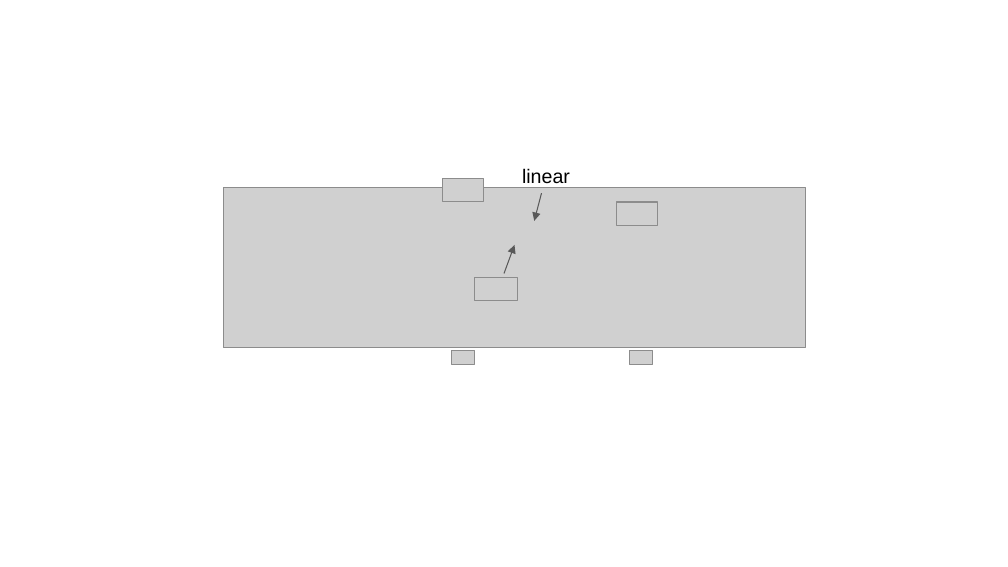
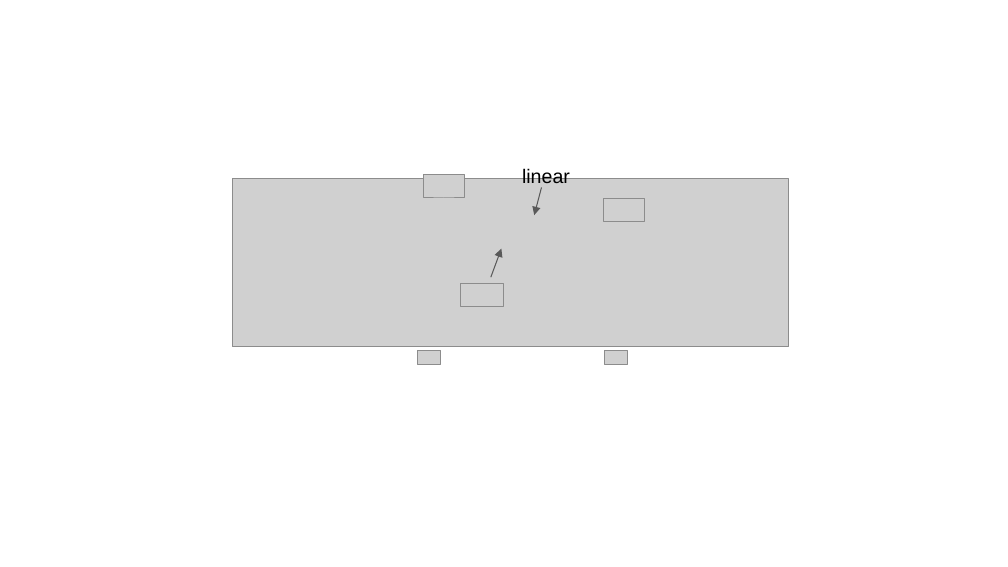
Before and after one commit to bigladder/btwxt, a slide deck: slide 2 of docs/figs/figs_all.pptx. Drawn at 1008x567 pixels with LibreOffice and Linux fonts; fonts in the diff are those of the drawing; grey boxes stand for pictures; background and template pictures are left out. Boxes give left, top, right and bottom in pixels: in the first picture for what was removed or moved away, otherwise in the second. Text is boxed around its words. In the diff, an @@ line names an element or a change of style, - is before the commit and + after.

```diff
--- a/docs/figs/figs_all.pptx
+++ b/docs/figs/figs_all.pptx
@@ picture: place and size @@
-picture at bbox=[223, 187, 805, 348]
+picture at bbox=[232, 178, 788, 347]
@@ picture: place and size @@
-picture at bbox=[443, 179, 484, 203]
+picture at bbox=[423, 175, 465, 199]
@@ arrow moved from (541, 194) - (534, 221) to (541, 187) - (534, 215) @@
@@ picture: place and size @@
-picture at bbox=[616, 202, 657, 225]
+picture at bbox=[604, 199, 645, 222]
@@ arrow moved from (504, 273) - (514, 245) to (491, 277) - (501, 249) @@
@@ picture: place and size @@
-picture at bbox=[475, 277, 518, 300]
+picture at bbox=[461, 283, 504, 306]
@@ picture: place and size @@
-picture at bbox=[452, 351, 475, 365]
+picture at bbox=[418, 351, 442, 365]
@@ picture: place and size @@
-picture at bbox=[629, 351, 652, 365]
+picture at bbox=[604, 351, 627, 365]
```
Also in this commit, not shown: 1 other slide changed, 2 slides removed, 6 other files.
